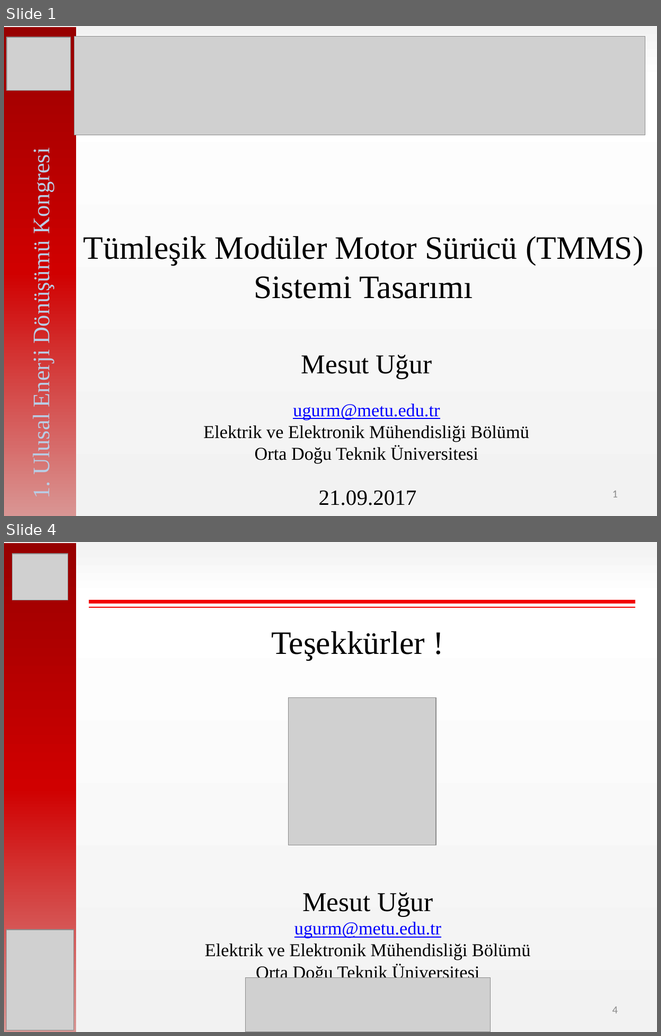
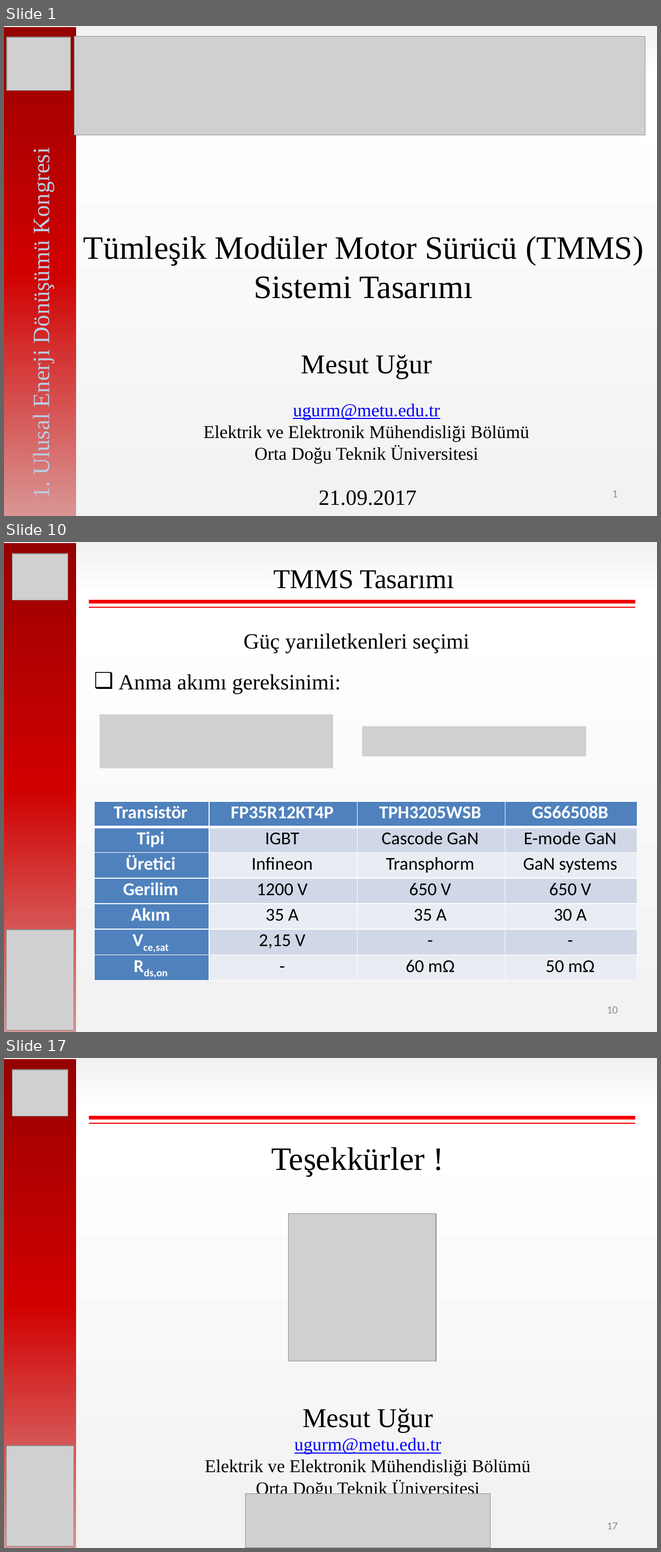
Before and after one commit to hakanpolat/IMMD, a slide deck: Paper/EL-EN 2017/sunum/ELEN2017_OralPres_Mesut_Uğur.pptx. Shown one above the other, each under a label of ours: slides 1 and 4 before the commit, slides 1, 10 and 17 after it; the slides between them are not shown. The pictures are 661x1036 and 661x1552 pixels, drawn with LibreOffice and Linux fonts; fonts in the diff are those of the drawing; grey boxes stand for pictures. Boxes give left, top, right and bottom in pixels: in the first picture for what was removed or moved away, otherwise in the second. Text is boxed around its words. In the diff, an @@ line names an element or a change of style, - is before the commit and + after.

```diff
--- a/Paper/EL-EN 2017/sunum/ELEN2017_OralPres_Mesut_Uğur.pptx
+++ b/Paper/EL-EN 2017/sunum/ELEN2017_OralPres_Mesut_Uğur.pptx
@@ slide 10 added at box(4, 542, 657, 1032), background gradient #F2F2F2 to #FFFFFF @@
@@ rectangle added at box(4, 543, 77, 1032), fill gradient #970000 to #D00000 to #D99694 @@
@@ picture added at box(12, 554, 68, 600) @@
@@ text added at box(274, 570, 454, 589), 30 pt, text #000000 @@
+TMMS Tasarımı
@@ line added from (89, 602) to (635, 602), #F20000 4 pt @@
@@ line added from (89, 607) to (635, 607), #F20000 1.5 pt @@
@@ text added at box(244, 633, 469, 652), 24 pt, text #000000 @@
+Güç yarıiletkenleri seçimi
@@ text added at box(118, 674, 341, 694), 24 pt, text #000000 @@
+❑ Anma akımı gereksinimi:
@@ picture added at box(99, 714, 333, 768) @@
@@ picture added at box(362, 726, 586, 756) @@
@@ table added at box(94, 801, 637, 980), 7 rows, 4 columns @@
+Transistör | FP35R12KT4P | TPH3205WSB | GS66508B
+Tipi | IGBT | Cascode GaN | E-mode GaN
+Üretici | Infineon | Transphorm | GaN systems
+Gerilim | 1200 V | 650 V | 650 V
+Akım | 35 A | 35 A | 30 A
+Vce,sat | 2,15 V | - | -
+Rds,on | - | 60 mΩ | 50 mΩ
@@ picture added at box(6, 929, 73, 1030) @@
@@ page number added at box(607, 1006, 618, 1013), 12 pt, text #8C8C8C @@
+10
@@ what was slide 4 is now slide 17 @@
@@ page number at box(607, 1522, 618, 1529): text changed @@
-4
+17
```
Also in this commit, not shown: 1 slide changed, 13 other slides added, 1 slide removed, 14 other files.
